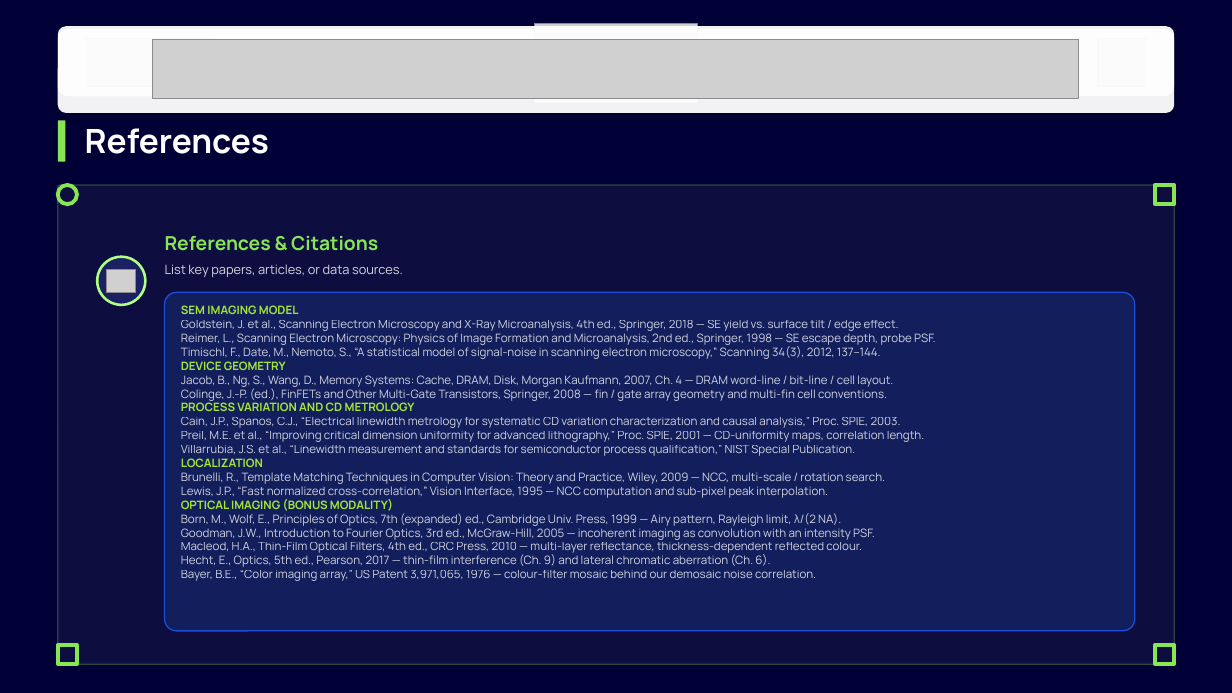
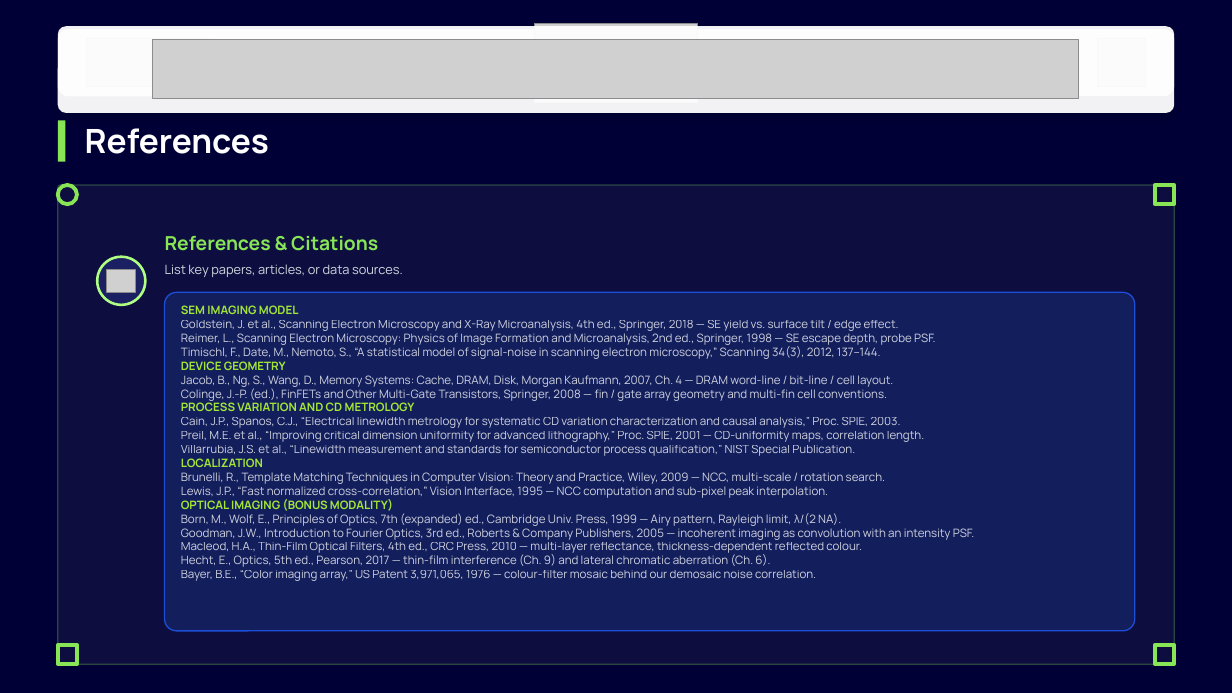
Before and after one commit to Mandy434/drift-sense, a slide deck: slide 12 of DriftSense_Submission_12slides.pptx. Drawn at 1232x693 pixels with LibreOffice and Linux fonts; fonts in the diff are those of the drawing; grey boxes stand for pictures; background and template pictures are left out. Boxes give left, top, right and bottom in pixels: in the first picture for what was removed or moved away, otherwise in the second. Text is boxed around its words. In the diff, an @@ line names an element or a change of style, - is before the commit and + after.

Commit message:
Fix Goodman citation: 3rd edition was published by Roberts & Company, not McGraw-Hill

```diff
--- a/DriftSense_Submission_12slides.pptx
+++ b/DriftSense_Submission_12slides.pptx
@@ text at bbox=[181, 528, 975, 540]: text changed @@
-Goodman, J.W., Introduction to Fourier Optics, 3rd ed., McGraw-Hill, 2005 — incoherent imaging as convolution with an intensity PSF.
+Goodman, J.W., Introduction to Fourier Optics, 3rd ed., Roberts & Company Publishers, 2005 — incoherent imaging as convolution with an intensity PSF.
```
Also in this commit, not shown: 1 other file.
